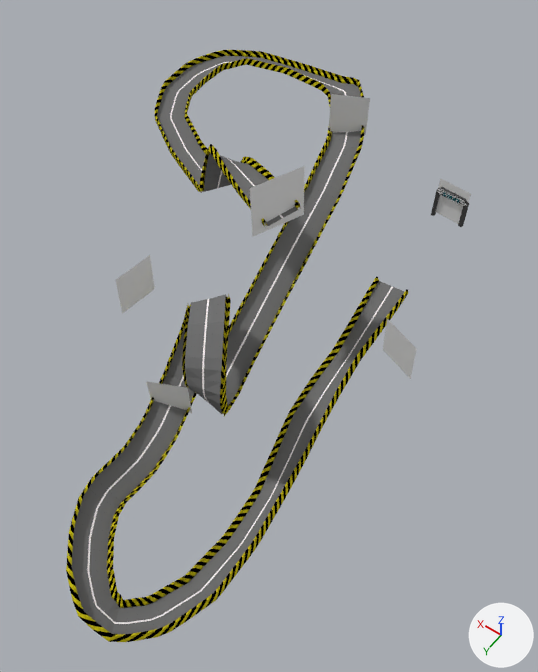
One commit to the Blender file assets/Models/looptrack.blend: the scene before it, then after it.
The view is the same before and after, from a 50 mm lens placed at (-120.0, 199.0, 199.0), pointed at (-3.0, 35.0, -59.0). Arrows for +X, +Y and +Z are at lower right; the lights stay in place.
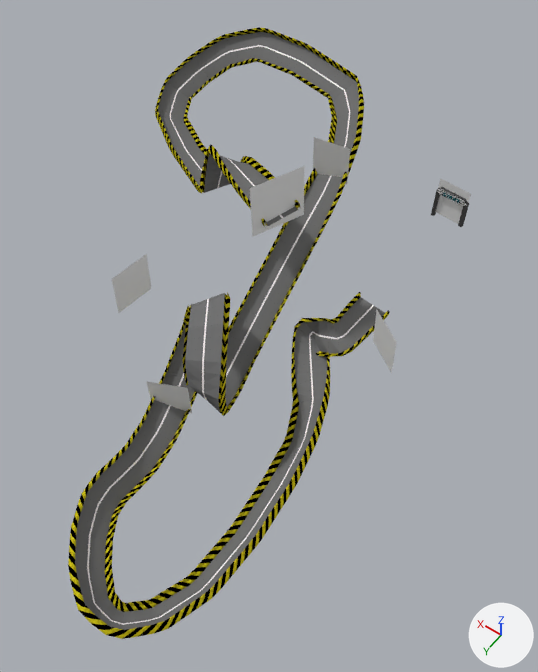
Commit message: Loop track update for less jumps

Changed parts and their boxes [x1, y1, x2, y2] in the pictures (538 x 672 px):
'track', reshaped
    before: [66, 50, 408, 642]
    after: [68, 27, 390, 639]
'Plane.003', moved, turned
    before: [329, 94, 370, 135]
    after: [313, 137, 350, 184]
'Plane.002', moved
    before: [116, 255, 155, 314]
    after: [112, 254, 151, 313]
'Plane.001', moved, turned
    before: [383, 319, 417, 379]
    after: [373, 310, 397, 373]

Patch to the scene script:
```diff
--- a/assets/Models/looptrack.blend.py
+++ b/assets/Models/looptrack.blend.py
@@ cu_nurbscurve_004 @@
 _sp = cu_nurbscurve_004.splines.new('NURBS'); _sp.points.add(38)
-_sp.points.foreach_set('co', [-9.541, 7.779, 0.0, 1.0, 4.424, 2.036, 0.0, 1.0, 7.344, -0.499, -4.897, 1.0, 14.75, -1.858, -27.38, 1.0, 14.75, -1.858, -27.38, 1.0, 79.11, -34.56, -31.1, 1.0, 81.26, -68.45, -24.08, 1.0, 58.35, -87.12, -15.3, 1.0, -6.342, -77.3, -7.104, 1.0, -6.342, -77.3, -7.104, 1.0, -28.84, -49.53, -7.104, 1.0, -35.83, 10.16, -27.97, 1.0, -39.24, 57.63, -53.46, 1.0, -49.53, 88.78, -48.04, 1.0, -47.64, 86.89, -21.27, 1.0, -29.92, 57.93, -11.57, 1.0, -17.73, 50.35, -51.67, 1.0, -32.85, 103.1, -65.66, 1.0, -33.34, 124.3, -64.11, 1.0, -32.97, 138.2, -61.72, 1.0, -51.32, 162.4, -57.12, 1.0, -71.6, 173.2, -62.21, 1.0, -87.58, 142.2, -72.48, 1.0, -79.44, 83.9, -90.86, 1.0, -73.23, 52.88, -78.2, 1.0, -73.75, 18.2, -67.16, 1.0, -75.26, -12.77, -50.55, 1.0, -73.07, -39.28, -47.95, 1.0, -73.07, -175.6, -47.95, 1.0, -118.8, -184.7, -49.2, 1.0, -118.8, -25.08, -49.2, 1.0, -91.33, 71.5, -20.35, 1.0, -45.57, 120.9, -20.35, 1.0, 20.84, 120.9, -20.35, 1.0, 20.84, 76.48, -20.35, 1.0, -9.151, 76.48, -14.48, 1.0, -98.61, 76.48, 0.796, 1.0, -98.61, 54.26, 0.796, 1.0, -82.71, 40.43, 0.796, 1.0])
-_sp.points.foreach_set('tilt', [0.0, 0.677, 0.69, 0.0, 0.0, 0.0, 0.0, -0.875, -0.84, 0.0, -0.362, -0.975, -0.52, -1.116, -0.0318, -0.556, 0.481, 0.256, -0.122, 0.134, 0.188, -0.0338, -0.243, -0.713, 0.0, -0.739, 0.0, 0.0, 0.0, 0.0, 0.0, 0.0, -0.465, -0.465, -0.465, -0.465, -0.465, -0.465, -0.465])
+_sp.points.foreach_set('co', [-9.541, 7.779, 0.0, 1.0, 4.424, 2.036, 0.0, 1.0, 7.344, -0.499, -4.897, 1.0, 14.75, -1.858, -27.38, 1.0, 14.75, -1.858, -27.38, 1.0, 79.11, -34.56, -31.1, 1.0, 81.26, -68.45, -24.08, 1.0, 52.09, -87.12, -2.238, 1.0, -6.342, -77.3, -7.104, 1.0, -6.342, -77.3, -7.104, 1.0, -28.84, -49.53, -7.104, 1.0, -35.83, 10.16, -27.97, 1.0, -39.24, 57.63, -53.46, 1.0, -49.53, 88.78, -48.04, 1.0, -47.64, 86.89, -21.27, 1.0, -29.92, 57.93, -11.57, 1.0, -17.73, 50.35, -51.67, 1.0, -32.85, 103.1, -65.66, 1.0, -33.34, 124.3, -64.11, 1.0, -32.97, 138.2, -61.72, 1.0, -51.32, 162.4, -57.12, 1.0, -71.6, 173.2, -62.21, 1.0, -87.58, 142.2, -72.48, 1.0, -85.7, 83.9, -67.76, 1.0, -79.49, 52.88, -60.95, 1.0, -49.75, 18.2, -55.91, 1.0, -75.26, 34.97, -50.55, 1.0, -73.07, -39.28, -47.95, 1.0, -73.07, -127.8, -47.95, 1.0, -118.8, -137.0, -49.2, 1.0, -140.2, -25.08, -49.2, 1.0, -89.87, 36.74, -29.29, 1.0, -45.57, 120.9, -14.63, 1.0, 20.84, 120.9, -14.63, 1.0, 20.84, 76.48, -14.63, 1.0, -9.151, 76.48, -14.48, 1.0, -98.61, 76.48, 0.796, 1.0, -98.61, 54.26, 0.796, 1.0, -82.71, 40.43, 0.796, 1.0])
+_sp.points.foreach_set('tilt', [0.0, 0.677, 0.69, 0.0, 0.0, 0.53, 0.53, 0.15, -0.31, 0.0, 0.317, -0.975, -0.52, -1.116, -0.0318, -0.556, 0.481, 0.256, -0.122, 0.134, 0.188, -0.0338, -0.243, -0.123, -0.327, 1.45, -0.406, 0.0, 0.0, 0.0, 0.376, -0.608, 0.455, 0.455, 0.455, -0.199, -0.465, -0.465, -0.465])
 _sp.order_u = 3
@@ ob_plane_003 @@
 ob_plane_003 = bpy.data.objects.new('Plane.003', me_plane_003)
-ob_plane_003.location = (18.0, -57.2, -7.4)
-ob_plane_003.rotation_euler = (-0.0195, -0.000464, 19.28)  # degrees (-1.1, 0, 25)
+ob_plane_003.location = (11.8, -33.4, -15.2)
+ob_plane_003.rotation_euler = (-0.0195, -0.000464, 18.97)  # degrees (-1.1, 0, 7)
@@ ob_plane_002 @@
 ob_plane_002 = bpy.data.objects.new('Plane.002', me_plane_002)
-ob_plane_002.location = (34.7, 70.6, -17.6)
+ob_plane_002.location = (34.7, 72.2, -15.7)
 ob_plane_002.rotation_euler = (-0.0195, -0.000464, 20.31)  # degrees (-1.1, 0, 84)
@@ ob_plane_001 @@
 ob_plane_001 = bpy.data.objects.new('Plane.001', me_plane_001)
-ob_plane_001.location = (-60.1, 28.2, -31.8)
-ob_plane_001.rotation_euler = (-0.0195, -0.000464, 18.47)  # degrees (-1.1, 0, 338)
+ob_plane_001.location = (-53.6, 28.2, -31.8)
+ob_plane_001.rotation_euler = (-0.0195, -0.000464, 18.25)  # degrees (-1.1, 0, 326)
```
